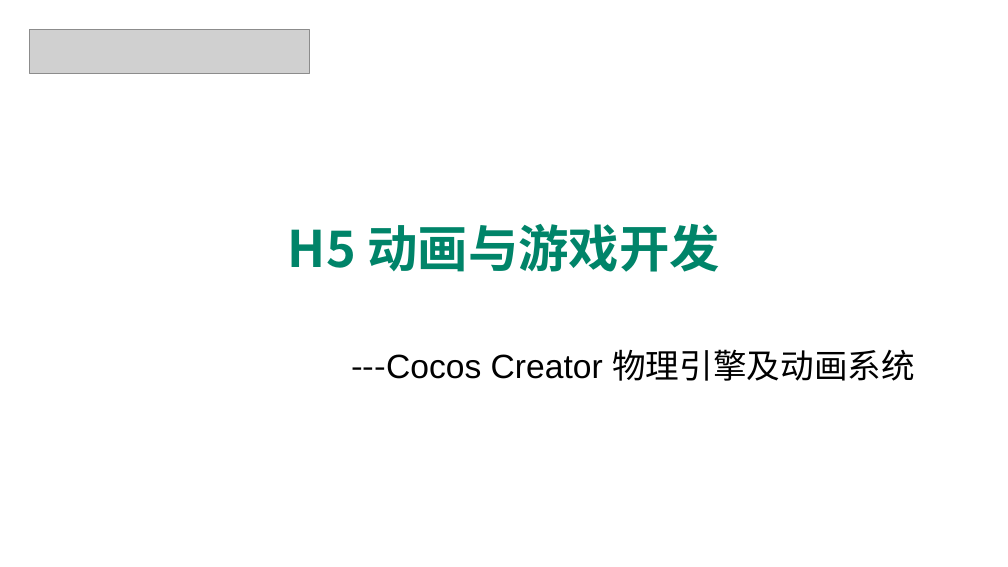
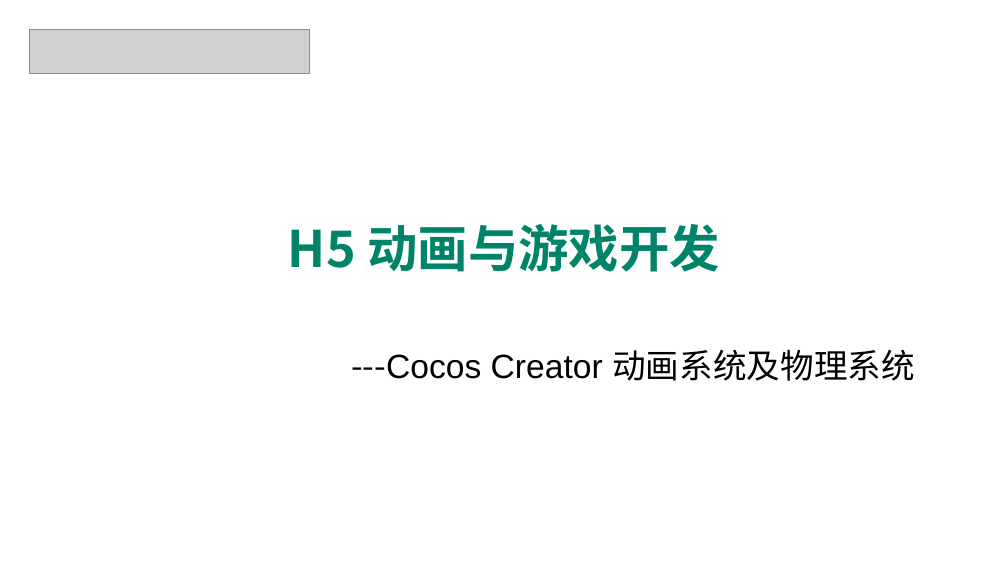
Before and after one commit to edu2act/course-H5-Animation-and-Game-Development, a slide deck: slide 1 of materials/slides/ch20.pptx. Drawn at 1008x567 pixels with LibreOffice and Linux fonts; fonts in the diff are those of the drawing; grey boxes stand for pictures; background and template pictures are left out. Boxes give left, top, right and bottom in pixels: in the first picture for what was removed or moved away, otherwise in the second. Text is boxed around its words. In the diff, an @@ line names an element or a change of style, - is before the commit and + after.

```diff
--- a/materials/slides/ch20.pptx
+++ b/materials/slides/ch20.pptx
@@ text at (351,349,914,381): text changed @@
----Cocos Creator 物理引擎及动画系统
+---Cocos Creator 动画系统及物理系统
```
Also in this commit, not shown: 4 slides added, 7 other files.
